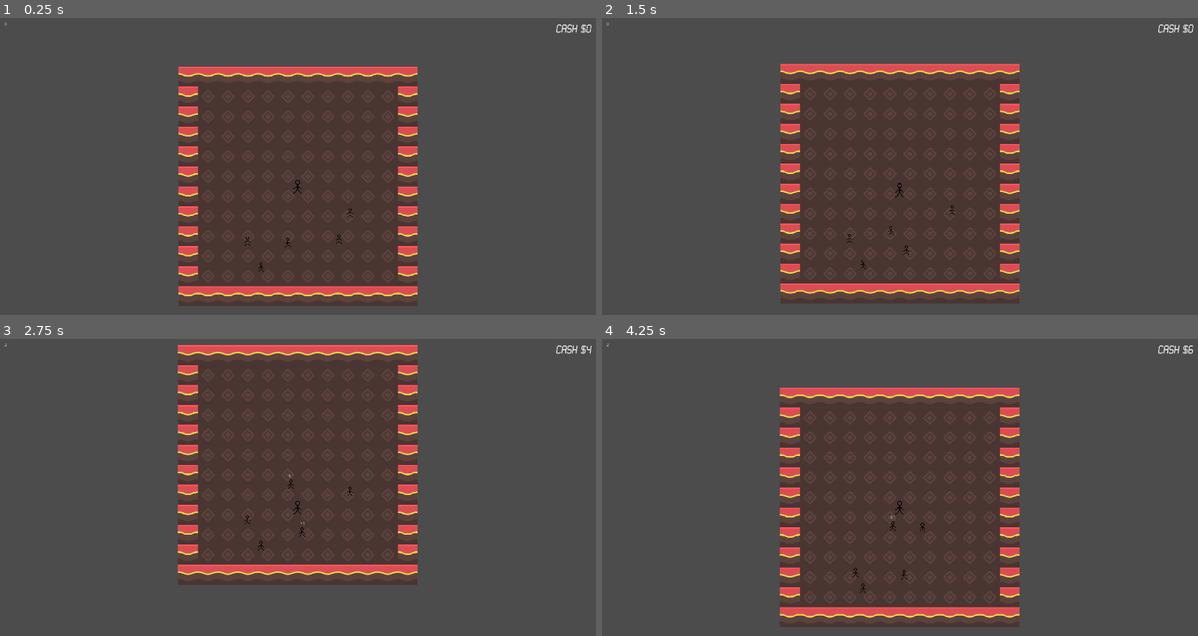
Above: before the commit, frames 1-4 (two rows, left to right).
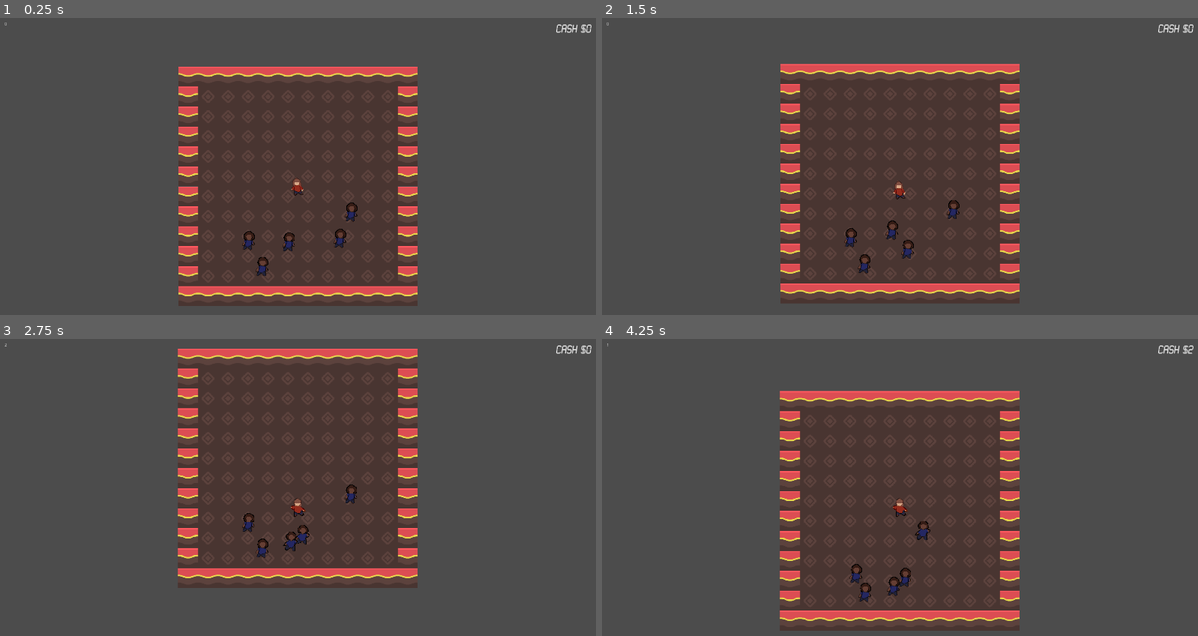
Above: after the commit, the same moments.

Repository: silentcoder99/LD46
Game: Godot game, scene res://Main.tscn
The game is run twice, just before and just after one commit, with the same random seed, the same clock (stepped at 60 frames per second) and the same inputs.
Inputs:
- Up to frame 1 (0.25 s): no input
- Up to frame 2 (1.5 s): tap Enter at 0.5 s; hold Right (ui_right) 0.53-1.28 s; hold E (dance) 0.53-1.28 s; hold Down (ui_down) from 1.28 s (still down); tap E (dance) at 1.35 s
- Up to frame 3 (2.75 s): release Down (ui_down) at 2.03 s; hold Right (ui_right) from 2.03 s (still down); hold E (dance) from 2.03 s (still down)
- Up to frame 4 (4.25 s): release Right (ui_right) at 2.78 s; release E (dance) at 2.78 s; hold Up (ui_up) 2.78-3.53 s; tap E (dance) at 2.85 s; hold Left (ui_left) from 3.53 s (still down); hold E (dance) from 3.53 s (still down)

The runs differ from the first frame. In frame 1, 0.5% of the frame differs, in the area x 40-60%, y 53-87%; in frame 2, 0.5%; in frame 3, 5.9%; in frame 4, 6.1%, in the area x 0-100%, y 1-99%.

Commit message:
Add dancer sprites

Diff:
--- a/Partier.gd
+++ b/Partier.gd
@@ -27,7 +27,7 @@
 func give_tip():
 	player.money += tip_amount
 	var tip_animation = TipAnimation.instance()
-	tip_animation.rect_position = position + Vector2(-8, -27)
+	tip_animation.rect_position = position + Vector2(-8, -36)
 	get_tree().get_root().add_child(tip_animation)
 	#add_child(tip_animation)
 
--- a/Partier.tscn
+++ b/Partier.tscn
@@ -1,18 +1,16 @@
-[gd_scene load_steps=8 format=2]
+[gd_scene load_steps=10 format=2]
 
 [ext_resource path="res://Partier.gd" type="Script" id=1]
 [ext_resource path="res://TipAnimation.tscn" type="PackedScene" id=2]
-[ext_resource path="res://person.png" type="Texture" id=3]
-[ext_resource path="res://person_upside_down.png" type="Texture" id=4]
+[ext_resource path="res://1blue.png" type="Texture" id=3]
+[ext_resource path="res://2blue.png" type="Texture" id=4]
+[ext_resource path="res://3blue.png" type="Texture" id=5]
+[ext_resource path="res://4blue.png" type="Texture" id=6]
 
 [sub_resource type="PhysicsMaterial" id=1]
 
-[sub_resource type="RectangleShape2D" id=3]
-extents = Vector2( 4.5, 7.5 )
-
-[sub_resource type="Animation" id=4]
+[sub_resource type="Animation" id=3]
 resource_name = "dance"
-length = 0.5
 loop = true
 tracks/0/type = "value"
 tracks/0/path = NodePath("Sprite:texture")
@@ -21,10 +19,10 @@
 tracks/0/imported = false
 tracks/0/enabled = true
 tracks/0/keys = {
-"times": PoolRealArray( 0, 0.25 ),
-"transitions": PoolRealArray( 1, 1 ),
+"times": PoolRealArray( 0, 0.25, 0.5, 0.75 ),
+"transitions": PoolRealArray( 1.31951, 3.03143, 2, 1 ),
 "update": 1,
-"values": [ ExtResource( 3 ), ExtResource( 4 ) ]
+"values": [ ExtResource( 3 ), ExtResource( 4 ), ExtResource( 5 ), ExtResource( 6 ) ]
 }
 tracks/1/type = "method"
 tracks/1/path = NodePath(".")
@@ -33,13 +31,16 @@
 tracks/1/imported = false
 tracks/1/enabled = true
 tracks/1/keys = {
-"times": PoolRealArray( 0 ),
+"times": PoolRealArray( 0.75 ),
 "transitions": PoolRealArray( 1 ),
 "values": [ {
 "args": [  ],
 "method": "give_tip"
 } ]
 }
+
+[sub_resource type="RectangleShape2D" id=2]
+extents = Vector2( 4.5, 7.5 )
 
 [node name="Partier" type="RigidBody2D" groups=[
 "partier",
@@ -57,15 +58,14 @@
 [node name="MoveTimer" type="Timer" parent="."]
 wait_time = 0.05
 
-[node name="CollisionShape2D" type="CollisionShape2D" parent="."]
-position = Vector2( -1, 1 )
-scale = Vector2( 2, 2 )
-shape = SubResource( 3 )
-
 [node name="Sprite" type="Sprite" parent="."]
 scale = Vector2( 2, 2 )
 texture = ExtResource( 3 )
 
 [node name="AnimationPlayer" type="AnimationPlayer" parent="."]
-anims/dance = SubResource( 4 )
+anims/dance = SubResource( 3 )
+
+[node name="CollisionShape2D" type="CollisionShape2D" parent="."]
+scale = Vector2( 4, 4 )
+shape = SubResource( 2 )
 [connection signal="timeout" from="MoveTimer" to="." method="_on_MoveTimer_timeout"]
--- a/Player.tscn
+++ b/Player.tscn
@@ -1,12 +1,13 @@
-[gd_scene load_steps=8 format=2]
+[gd_scene load_steps=9 format=2]
 
 [ext_resource path="res://Player.gd" type="Script" id=1]
-[ext_resource path="res://person.png" type="Texture" id=2]
-[ext_resource path="res://person_upside_down.png" type="Texture" id=3]
+[ext_resource path="res://1red.png" type="Texture" id=2]
+[ext_resource path="res://2red.png" type="Texture" id=3]
+[ext_resource path="res://3red.png" type="Texture" id=4]
+[ext_resource path="res://4red.png" type="Texture" id=5]
 
-[sub_resource type="Animation" id=4]
+[sub_resource type="Animation" id=1]
 resource_name = "dance"
-length = 0.5
 loop = true
 tracks/0/type = "value"
 tracks/0/path = NodePath("Sprite:texture")
@@ -15,25 +16,17 @@
 tracks/0/imported = false
 tracks/0/enabled = true
 tracks/0/keys = {
-"times": PoolRealArray( 0, 0.25 ),
-"transitions": PoolRealArray( 1, 1.1487 ),
+"times": PoolRealArray( 0, 0.25, 0.5, 0.75 ),
+"transitions": PoolRealArray( 1, 1, 1, 1 ),
 "update": 0,
-"values": [ ExtResource( 2 ), ExtResource( 3 ) ]
+"values": [ ExtResource( 2 ), ExtResource( 3 ), ExtResource( 4 ), ExtResource( 5 ) ]
 }
 
-[sub_resource type="SpriteFrames" id=3]
-animations = [ {
-"frames": [ ExtResource( 2 ), ExtResource( 3 ) ],
-"loop": true,
-"name": "dance",
-"speed": 5.0
-} ]
-
-[sub_resource type="CircleShape2D" id=1]
+[sub_resource type="CircleShape2D" id=2]
 radius = 100.0
 
-[sub_resource type="RectangleShape2D" id=2]
-extents = Vector2( 4.5, 7.5 )
+[sub_resource type="RectangleShape2D" id=3]
+extents = Vector2( 4.5, 7 )
 
 [node name="Player" type="RigidBody2D" groups=[
 "player",
@@ -44,19 +37,11 @@
 script = ExtResource( 1 )
 
 [node name="Sprite" type="Sprite" parent="."]
-scale = Vector2( 3, 3 )
+scale = Vector2( 2, 2 )
 texture = ExtResource( 2 )
 
 [node name="AnimationPlayer" type="AnimationPlayer" parent="."]
-anims/dance = SubResource( 4 )
-
-[node name="AnimatedSprite" type="AnimatedSprite" parent="."]
-visible = false
-scale = Vector2( 3, 3 )
-frames = SubResource( 3 )
-animation = "dance"
-frame = 1
-playing = true
+anims/dance = SubResource( 1 )
 
 [node name="Camera2D" type="Camera2D" parent="."]
 current = true
@@ -73,14 +58,15 @@
 drag_margin_bottom = 0.0
 
 [node name="ProximityArea" type="Area2D" parent="."]
+visible = false
 collision_mask = 0
 
 [node name="ProximityCollider" type="CollisionShape2D" parent="ProximityArea"]
-shape = SubResource( 1 )
+shape = SubResource( 2 )
 
 [node name="CollisionShape2D" type="CollisionShape2D" parent="."]
-position = Vector2( -1, 2 )
-scale = Vector2( 3, 3 )
-shape = SubResource( 2 )
+position = Vector2( -1, 1 )
+scale = Vector2( 4, 4 )
+shape = SubResource( 3 )
 [connection signal="body_entered" from="ProximityArea" to="." method="_on_ProximityArea_body_entered"]
 [connection signal="body_exited" from="ProximityArea" to="." method="_on_ProximityArea_body_exited"]
Binary file added: 1blue.png
Not shown, added: 1blue.png.import
Binary file added: 1red.png
Not shown, added: 1red.png.import
Binary file added: 2blue.png
Not shown, added: 2blue.png.import
Binary file added: 2red.png
Not shown, added: 2red.png.import
Binary file added: 3blue.png
Not shown, added: 3blue.png.import
Binary file added: 3red.png
Not shown, added: 3red.png.import
(and 4 more such lines)
